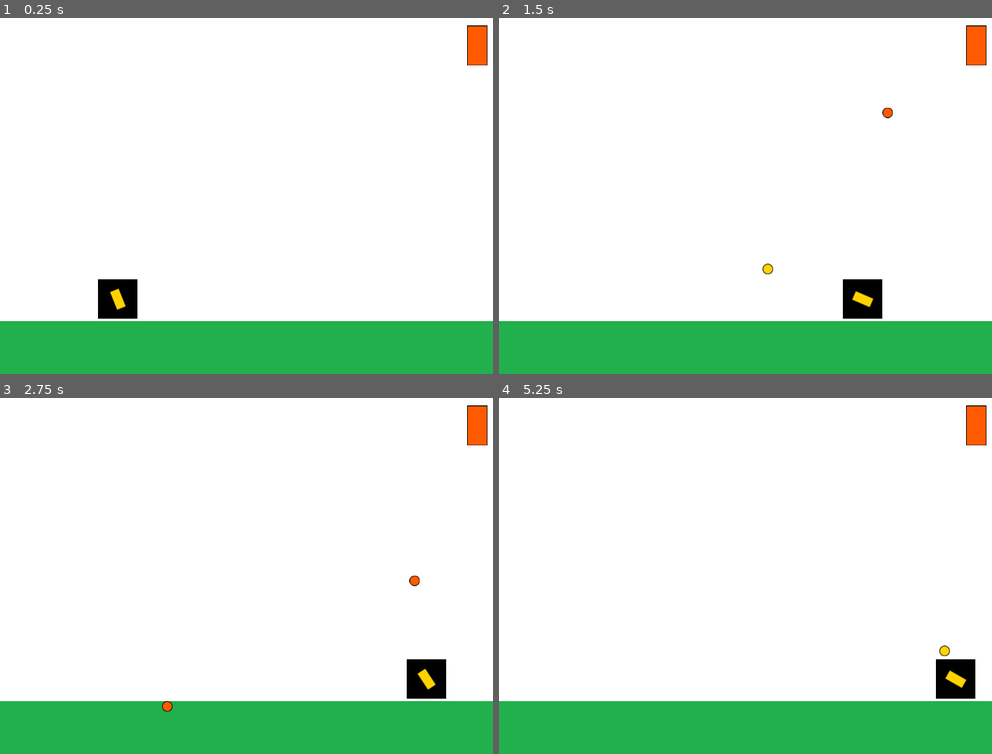
Above: before the commit, frames 1-4 (two rows, left to right).
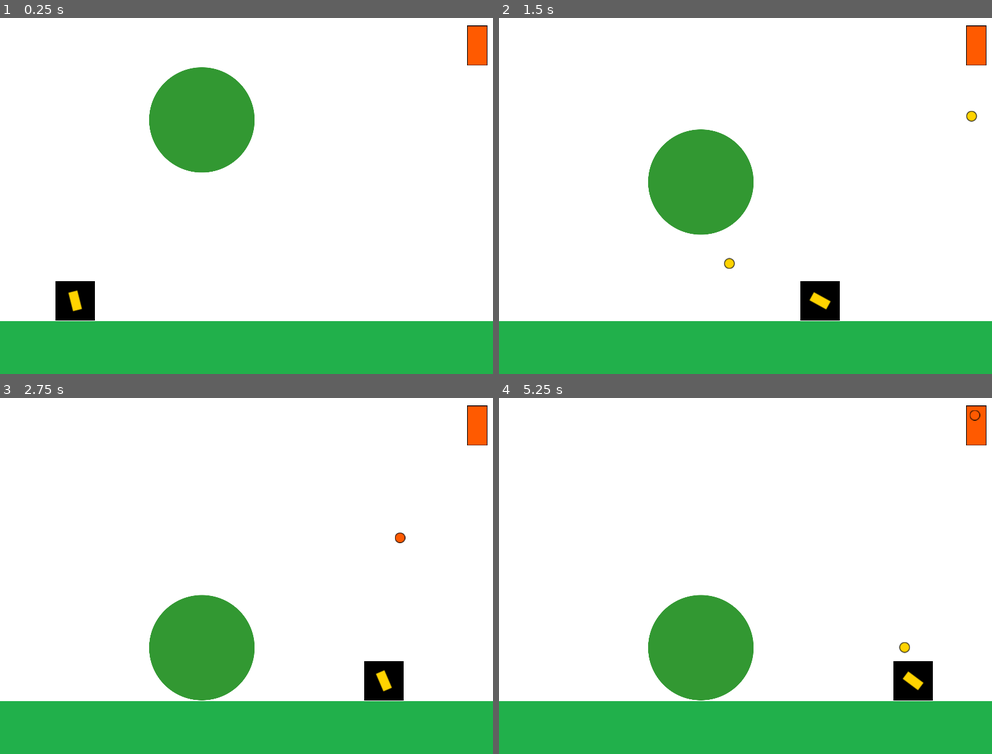
Above: after the commit, the same moments.

Repository: alejandrorossi/idv-entregas
Game: Godot game, scene res://Main.tscn
Same seed, same stepped clock (60 frames per second), same inputs: the game is played once before the commit and once after it.
Inputs (mouse positions are in pixels of both pictures, inside the frame that each line leads up to):
- Up to frame 1 (0.25 s): no input
- Up to frame 2 (1.5 s): move the mouse to (853, 171) at 0.52 s; hold D (move_right) 0.53-1.28 s; click (853, 171) at 0.6 s; move the mouse to (646, 206) at 1.27 s; hold A (move_left) from 1.28 s (still down); click (646, 206) at 1.35 s
- Up to frame 3 (2.75 s): move the mouse to (295, 487) at 2.02 s; release A (move_left) at 2.03 s; hold D (move_right) from 2.03 s (still down); click (295, 487) at 2.1 s
- Up to frame 4 (5.25 s): move the mouse to (720, 643) at 2.77 s; click (720, 643) at 2.85 s; move the mouse to (893, 625) at 3.52 s; release D (move_right) at 3.53 s; hold A (move_left) from 3.53 s (still down); click (893, 625) at 3.6 s; move the mouse to (597, 515) at 4.27 s; click (597, 515) at 4.35 s; move the mouse to (770, 568) at 5.02 s; click (770, 568) at 5.1 s

The runs differ from the first frame. In frame 1, 6.8% of the frame differs, in the area x 11-52%, y 13-85%; in frame 2, 7.0%, in the area x 30-97%, y 25-85%; in frame 3, 6.9%; in frame 4, 6.9%.

Commit message:
lo basico funcionando

Diff:
--- a/04-entrega/begin/Main.tscn
+++ b/04-entrega/begin/Main.tscn
@@ -1,10 +1,11 @@
-[gd_scene load_steps=7 format=2]
+[gd_scene load_steps=8 format=2]
 
 [ext_resource path="res://entities/player/Player.tscn" type="PackedScene" id=1]
 [ext_resource path="res://assets/textures/background.png" type="Texture" id=2]
 [ext_resource path="res://Main.gd" type="Script" id=3]
 [ext_resource path="res://entities/enemies/Turret.tscn" type="PackedScene" id=4]
-[ext_resource path="res://assets/textures/floor.png" type="Texture" id=6]
+[ext_resource path="res://entities/enviroment/Floor.tscn" type="PackedScene" id=5]
+[ext_resource path="res://entities/enviroment/Ball.tscn" type="PackedScene" id=6]
 [ext_resource path="res://entities/enviroment/Background.gd" type="Script" id=7]
 
 [node name="Main" type="Node"]
@@ -24,12 +25,13 @@
 color = Color( 1, 1, 1, 1 )
 
 [node name="Player" parent="." instance=ExtResource( 1 )]
-position = Vector2( 191.283, 478.334 )
+position = Vector2( 121.987, 472.034 )
+GRAVITY = 10.0
 
-[node name="Floor" type="Sprite" parent="."]
-position = Vector2( 1000, 606.75 )
-scale = Vector2( 30.303, 2.82576 )
-texture = ExtResource( 6 )
+[node name="Floor" parent="." instance=ExtResource( 5 )]
 
 [node name="Turret" parent="." instance=ExtResource( 4 )]
 position = Vector2( 774.532, 65.9674 )
+
+[node name="Ball" parent="." instance=ExtResource( 6 )]
+position = Vector2( 327.579, 183.948 )
--- a/04-entrega/begin/entities/Projectile.gd
+++ b/04-entrega/begin/entities/Projectile.gd
@@ -1,4 +1,4 @@
-extends Sprite
+extends Area2D
 
 onready var lifetime_timer = $LifetimeTimer
 
@@ -30,3 +30,10 @@
 func _remove():
 	get_parent().remove_child(self)
 	queue_free()
+
+
+
+func _on_Projectile_body_entered(body):
+	if(body.has_method("notify_hit")):
+		body.notify_hit()
+	pass # Replace with function body.
--- a/04-entrega/begin/entities/Projectile.tscn
+++ b/04-entrega/begin/entities/Projectile.tscn
@@ -2,7 +2,11 @@
 
 [ext_resource path="res://entities/Projectile.gd" type="Script" id=1]
 
-[node name="Projectile" type="Sprite"]
+[node name="Projectile" type="Area2D"]
 script = ExtResource( 1 )
 
 [node name="LifetimeTimer" type="Timer" parent="."]
+
+[node name="CollisionShape2D" type="CollisionShape2D" parent="."]
+
+[connection signal="body_entered" from="." to="." method="_on_Projectile_body_entered"]
--- a/04-entrega/begin/entities/enemies/Turret.gd
+++ b/04-entrega/begin/entities/enemies/Turret.gd
@@ -16,8 +16,19 @@
 	self.player = player
 	self.projectile_container = projectile_container
 	fire_timer.connect("timeout", self, "fire_at_player")
-	fire_timer.start()
+
 
 func fire_at_player():
 	var proj_instance = projectile_scene.instance()
 	proj_instance.initialize(projectile_container, fire_position.global_position, fire_position.global_position.direction_to(player.global_position))
+
+
+func _on_Area2D_body_entered(body):
+	if body.has_method("notify_hit"):
+		fire_timer.start()
+	pass
+
+func _on_Area2D_body_exited(body):
+	if body.has_method("notify_hit"):
+		fire_timer.stop()
+	pass
--- a/04-entrega/begin/entities/enemies/Turret.tscn
+++ b/04-entrega/begin/entities/enemies/Turret.tscn
@@ -1,8 +1,11 @@
-[gd_scene load_steps=4 format=2]
+[gd_scene load_steps=5 format=2]
 
 [ext_resource path="res://assets/textures/turret.png" type="Texture" id=1]
 [ext_resource path="res://entities/enemies/Turret.gd" type="Script" id=2]
 [ext_resource path="res://entities/enemies/TurretProjectile.tscn" type="PackedScene" id=3]
+
+[sub_resource type="CircleShape2D" id=1]
+radius = 574.531
 
 [node name="Turret" type="Sprite"]
 texture = ExtResource( 1 )
@@ -13,3 +16,12 @@
 
 [node name="FirePosition" type="Position2D" parent="."]
 position = Vector2( 0, -30.0339 )
+
+[node name="Area2D" type="Area2D" parent="."]
+position = Vector2( 0, -1.92944 )
+
+[node name="CollisionShape2D" type="CollisionShape2D" parent="Area2D"]
+shape = SubResource( 1 )
+
+[connection signal="body_entered" from="Area2D" to="." method="_on_Area2D_body_entered"]
+[connection signal="body_exited" from="Area2D" to="." method="_on_Area2D_body_exited"]
--- a/04-entrega/begin/entities/enemies/TurretProjectile.tscn
+++ b/04-entrega/begin/entities/enemies/TurretProjectile.tscn
@@ -1,11 +1,19 @@
-[gd_scene load_steps=3 format=2]
+[gd_scene load_steps=4 format=2]
 
 [ext_resource path="res://entities/Projectile.tscn" type="PackedScene" id=1]
 [ext_resource path="res://assets/textures/proyectile_turret.png" type="Texture" id=2]
 
+[sub_resource type="CircleShape2D" id=1]
+radius = 9.14051
+
 [node name="TurretProjectile" instance=ExtResource( 1 )]
-texture = ExtResource( 2 )
 VELOCITY = 400.0
 
 [node name="LifetimeTimer" parent="." index="0"]
 wait_time = 3.0
+
+[node name="CollisionShape2D" parent="." index="1"]
+shape = SubResource( 1 )
+
+[node name="Sprite" type="Sprite" parent="." index="2"]
+texture = ExtResource( 2 )
--- /dev/null
+++ b/04-entrega/begin/entities/enviroment/Ball.tscn
@@ -0,0 +1,15 @@
+[gd_scene load_steps=3 format=2]
+
+[ext_resource path="res://assets/textures/green_circle.png" type="Texture" id=1]
+
+[sub_resource type="CircleShape2D" id=1]
+radius = 86.5736
+
+[node name="Ball" type="RigidBody2D"]
+
+[node name="CollisionShape2D" type="CollisionShape2D" parent="."]
+shape = SubResource( 1 )
+
+[node name="Sprite" type="Sprite" parent="."]
+scale = Vector2( 0.34243, 0.34243 )
+texture = ExtResource( 1 )
--- /dev/null
+++ b/04-entrega/begin/entities/enviroment/Floor.tscn
@@ -0,0 +1,16 @@
+[gd_scene load_steps=3 format=2]
+
+[ext_resource path="res://assets/textures/floor.png" type="Texture" id=1]
+
+[sub_resource type="RectangleShape2D" id=1]
+extents = Vector2( 33.0198, 33.0434 )
+
+[node name="Floor" type="StaticBody2D"]
+position = Vector2( 1000, 606.75 )
+scale = Vector2( 30.303, 2.82576 )
+
+[node name="Sprite" type="Sprite" parent="."]
+texture = ExtResource( 1 )
+
+[node name="CollisionShape2D" type="CollisionShape2D" parent="."]
+shape = SubResource( 1 )
--- a/04-entrega/begin/entities/player/Player.gd
+++ b/04-entrega/begin/entities/player/Player.gd
@@ -1,13 +1,16 @@
-extends Sprite
+extends KinematicBody2D
 
 onready var cannon = $Cannon
 
-export (float) var ACCELERATION:float = 20.0
+export (float) var ACCELERATION:float = 200.0
 export (float) var H_SPEED_LIMIT:float = 600.0
 export (float) var FRICTION_WEIGHT:float = 0.1
+export (float) var GRAVITY:float = 100
 
 var velocity:Vector2 = Vector2.ZERO
 var projectile_container
+#var jump_speed:int = 500
+#var floorDirection:Vector2 = Vector2.UP# Igual a Vector2(0, -1)
 
 func initialize(projectile_container):
 	self.projectile_container = projectile_container
@@ -34,7 +37,16 @@
 	else:
 		velocity.x = lerp(velocity.x, 0, FRICTION_WEIGHT) if abs(velocity.x) > 1 else 0
 
-	position += velocity * delta
+#	position.y += GRAVITY
+#	position += velocity * delta
+
+	velocity.y+=GRAVITY
+	move_and_slide(velocity )
+
+
+func notify_hit():
+	print("AAAAAAAAAAAAAAAAAAAAAAY")
+
 
 func _ready():
 	add_to_group("player")
--- a/04-entrega/begin/entities/player/Player.tscn
+++ b/04-entrega/begin/entities/player/Player.tscn
@@ -6,10 +6,20 @@
 [ext_resource path="res://entities/player/Cannon.gd" type="Script" id=4]
 [ext_resource path="res://entities/player/PlayerProjectile.tscn" type="PackedScene" id=5]
 
-[node name="Player" type="Sprite"]
+[sub_resource type="RectangleShape2D" id=1]
+extents = Vector2( 31.9816, 32.3398 )
+
+[node name="Player" type="KinematicBody2D"]
 position = Vector2( -0.0635071, 0.165405 )
+script = ExtResource( 1 )
+ACCELERATION = 20.0
+GRAVITY = 20.0
+
+[node name="Sprite" type="Sprite" parent="."]
 texture = ExtResource( 2 )
-script = ExtResource( 1 )
+
+[node name="CollisionShape2D" type="CollisionShape2D" parent="."]
+shape = SubResource( 1 )
 
 [node name="Cannon" type="Sprite" parent="."]
 texture = ExtResource( 3 )
--- a/04-entrega/begin/entities/player/PlayerProjectile.tscn
+++ b/04-entrega/begin/entities/player/PlayerProjectile.tscn
@@ -1,7 +1,15 @@
-[gd_scene load_steps=3 format=2]
+[gd_scene load_steps=4 format=2]
 
 [ext_resource path="res://entities/Projectile.tscn" type="PackedScene" id=1]
 [ext_resource path="res://assets/textures/proyectile_player.png" type="Texture" id=2]
 
+[sub_resource type="CircleShape2D" id=1]
+radius = 8.85754
+
 [node name="PlayerProjectile" instance=ExtResource( 1 )]
+
+[node name="CollisionShape2D" parent="." index="1"]
+shape = SubResource( 1 )
+
+[node name="Sprite" type="Sprite" parent="." index="2"]
 texture = ExtResource( 2 )
Not shown: 1 places in 04-entrega/begin/entities/player/Player.tscn that only renumber resources
